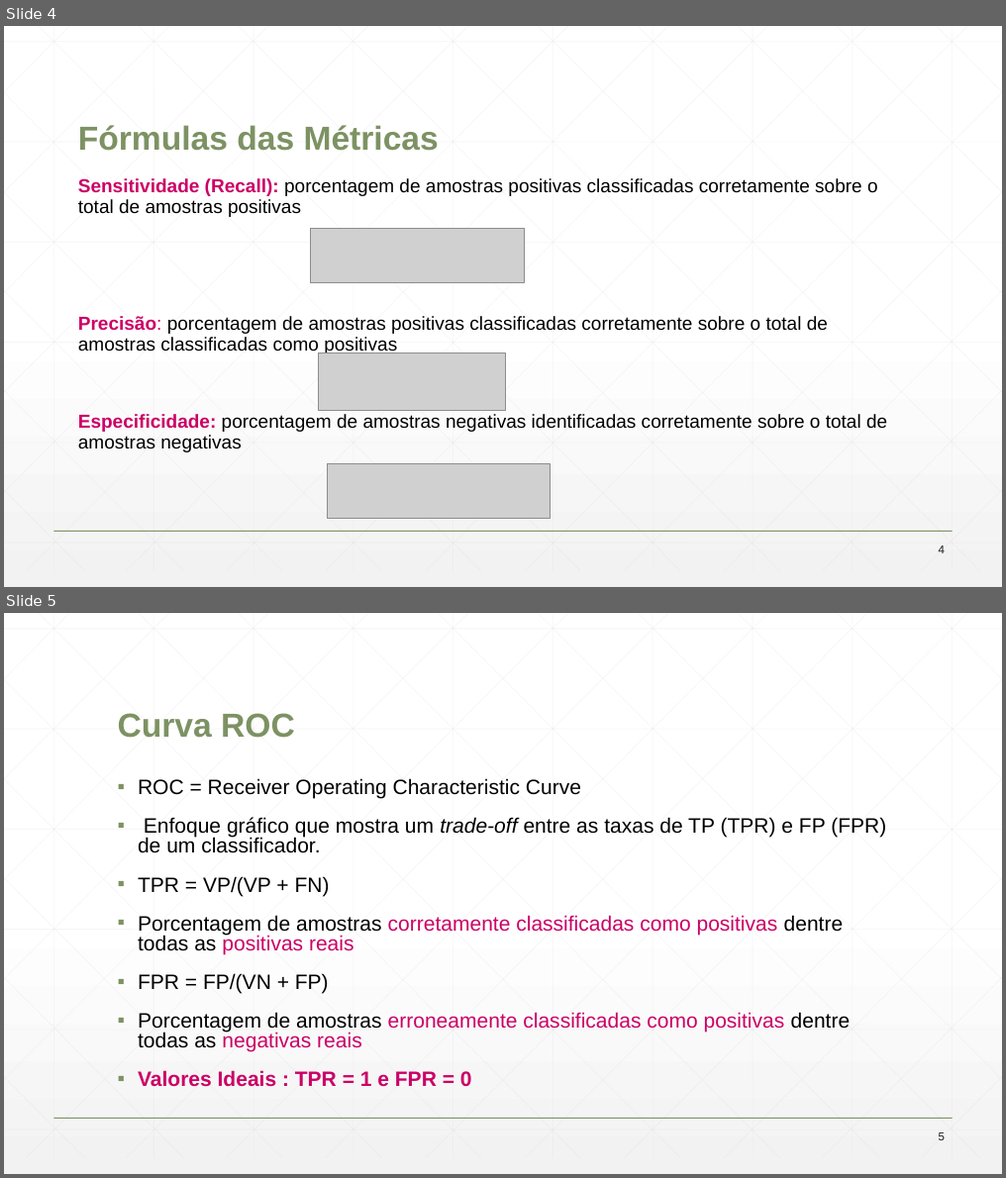
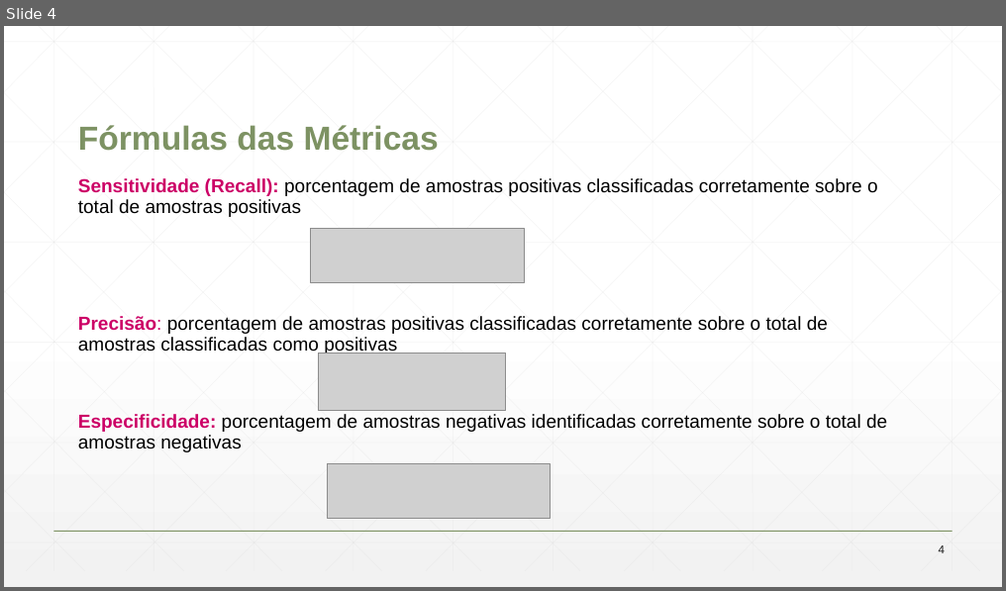
Before and after one commit to henrylrech/nba, a slide deck: Projeto_RNA_MLP_Modelo_de_Relatório.odp. Shown one above the other, each under a label of ours: slides 4 and 5 before the commit, slide 4 after it. The pictures are 1006x1178 and 1006x591 pixels, drawn with LibreOffice and Linux fonts; fonts in the diff are those of the drawing; grey boxes stand for pictures; background and template pictures are left out. Boxes give left, top, right and bottom in pixels: in the first picture for what was removed or moved away, otherwise in the second. Text is boxed around its words. In the diff, an @@ line names an element or a change of style, - is before the commit and + after.

Commit message:
add roc curve, fix read file encoding, add pptx, remove old py file

```diff
--- a/Projeto_RNA_MLP_Modelo_de_Relatório.odp
+++ b/Projeto_RNA_MLP_Modelo_de_Relatório.odp
@@ slide 5 removed at (4,613,1002,1174), background gradient #FFFFFF to #F2F2F2; not listed: 47 template elements that a slide beside it also shows @@
@@ title removed at (118,713,295,738) @@
-Curva ROC
@@ text removed at (138,778,886,1087) @@
-▪ ROC = Receiver Operating Characteristic Curve
-▪ Enfoque gráfico que mostra um trade-off entre as taxas de TP (TPR) e FP (FPR) de um classificador.
-▪ TPR = VP/(VP + FN)
-▪ Porcentagem de amostras corretamente classificadas como positivas dentre todas as positivas reais
-▪ FPR = FP/(VN + FP)
-▪ Porcentagem de amostras erroneamente classificadas como positivas dentre todas as negativas reais
-▪ Valores Ideais : TPR = 1 e FPR = 0
@@ page number removed at (939,1133,944,1141) @@
-5
```
Also in this commit, not shown: 2 slides changed, 5 slides added, 2 other slides removed, 4 other files.
